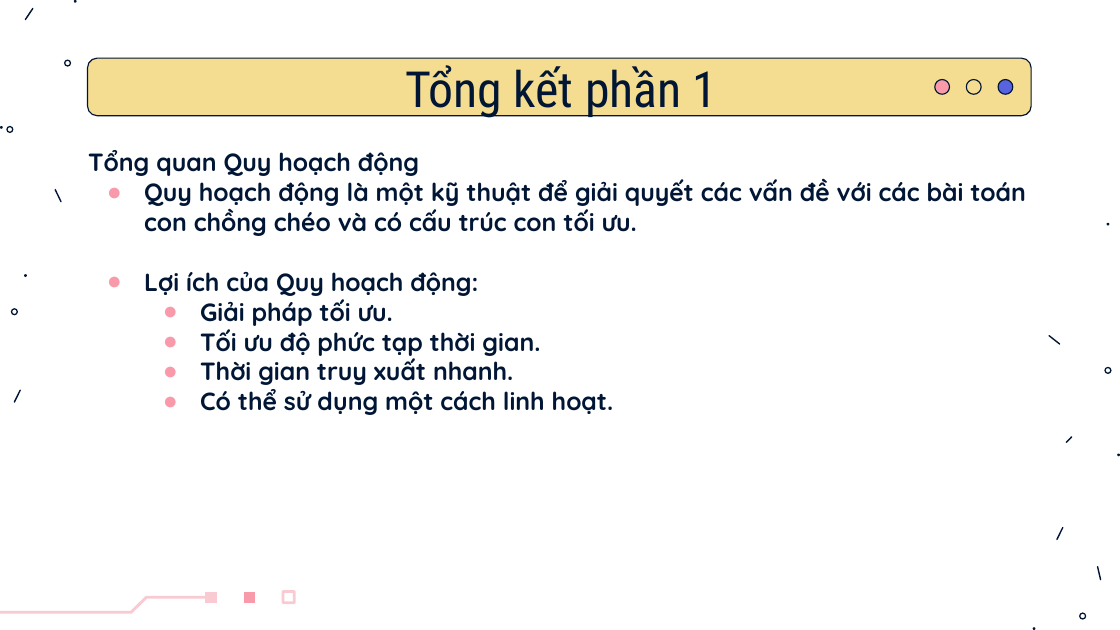
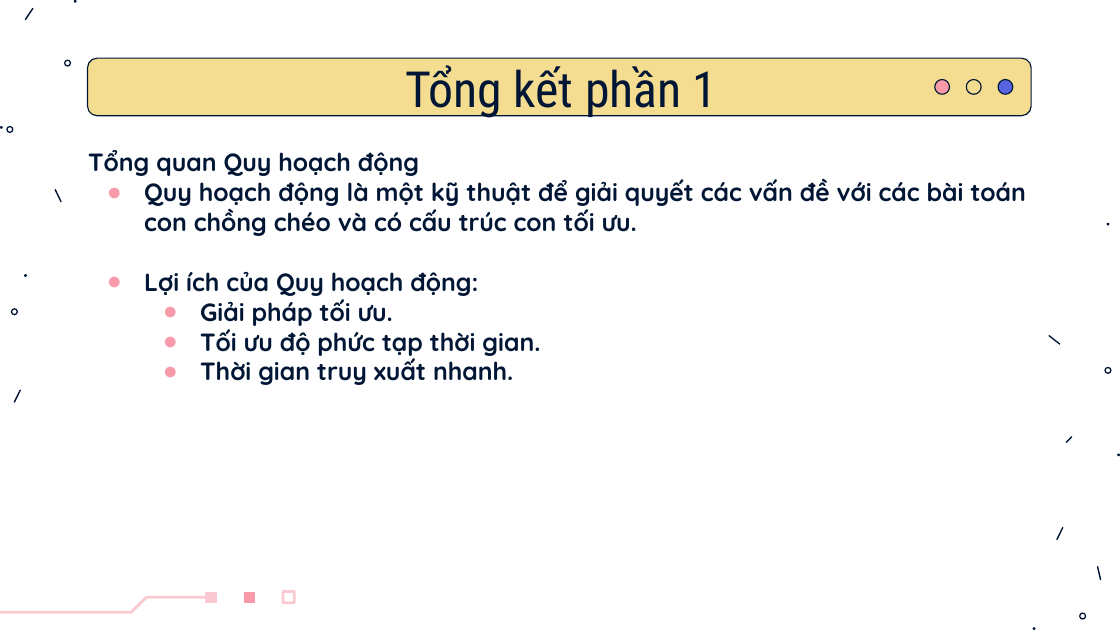
Before and after one commit to Tox1cCoder/CS112, a slide deck: slide 11 of Slide.pptx. Drawn at 1120x630 pixels with LibreOffice and Linux fonts; fonts in the diff are those of the drawing. Boxes give left, top, right and bottom in pixels: in the first picture for what was removed or moved away, otherwise in the second. Text is boxed around its words. In the diff, an @@ line names an element or a change of style, - is before the commit and + after.

```diff
--- a/Slide.pptx
+++ b/Slide.pptx
@@ text at <box>200,384,614,415</box>: paragraph removed @@
-● Có thể sử dụng một cách linh hoạt.
```
Also in this commit, not shown: 11 other slides changed, 2 slides removed.
